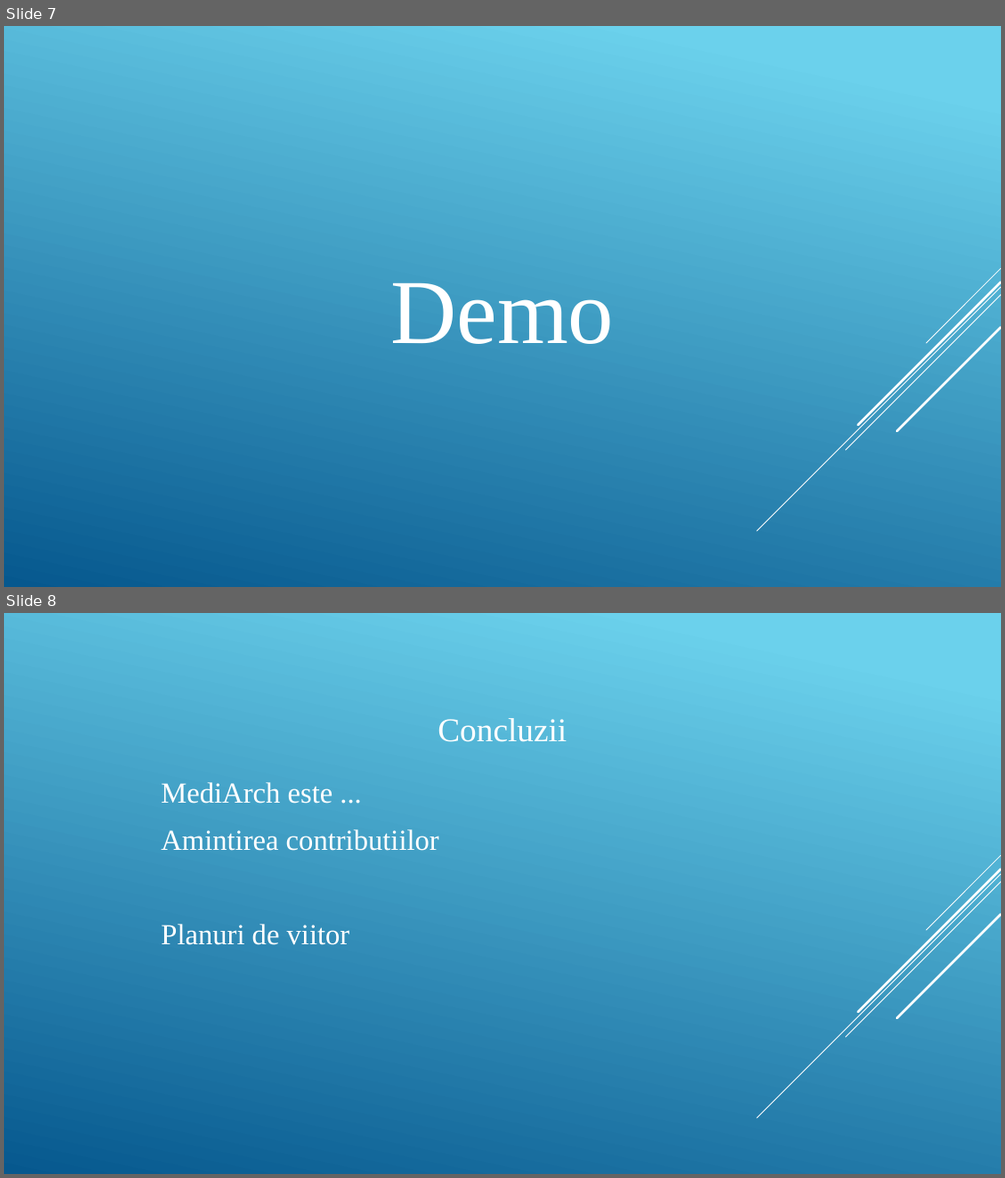
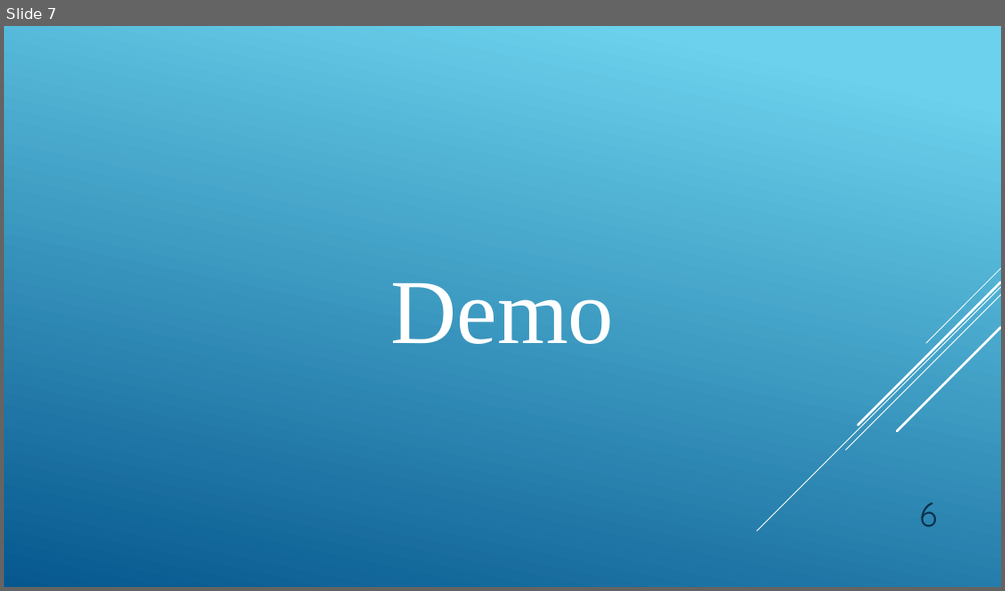
Before and after one commit to GeorgeMorosanu/MediArch_Public, a slide deck: Licenta2018MoroșanuGeorgeCosmin/MediArch.pptx. Shown one above the other, each under a label of ours: slides 7 and 8 before the commit, slide 7 after it. The pictures are 1005x1178 and 1005x591 pixels, drawn with LibreOffice and Linux fonts; fonts in the diff are those of the drawing. Boxes give left, top, right and bottom in pixels: in the first picture for what was removed or moved away, otherwise in the second. Text is boxed around its words. In the diff, an @@ line names an element or a change of style, - is before the commit and + after.

```diff
--- a/Licenta2018MoroșanuGeorgeCosmin/MediArch.pptx
+++ b/Licenta2018MoroșanuGeorgeCosmin/MediArch.pptx
@@ slide 8 removed at (4, 613, 1001, 1174), background gradient #6ED2EB to #06588E; not listed: 5 template elements that a slide beside it also shows @@
@@ title removed at (437, 718, 566, 742) @@
-Concluzii
@@ text removed at (161, 782, 439, 945) @@
-MediArch este ...
-Amintirea contributiilor
-Planuri de viitor
@@ slide 7 changed as well @@
@@ text added at (919, 502, 937, 526), 32 pt, text #0A304A @@
+6
```
Also in this commit, not shown: 3 other slides changed, 5 slides added, 4 other slides removed.
